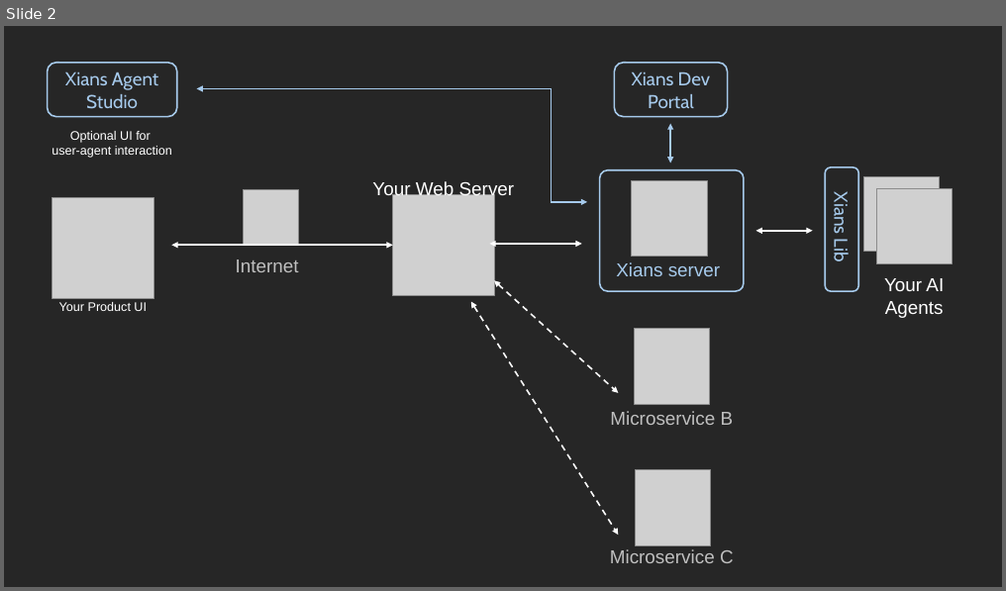
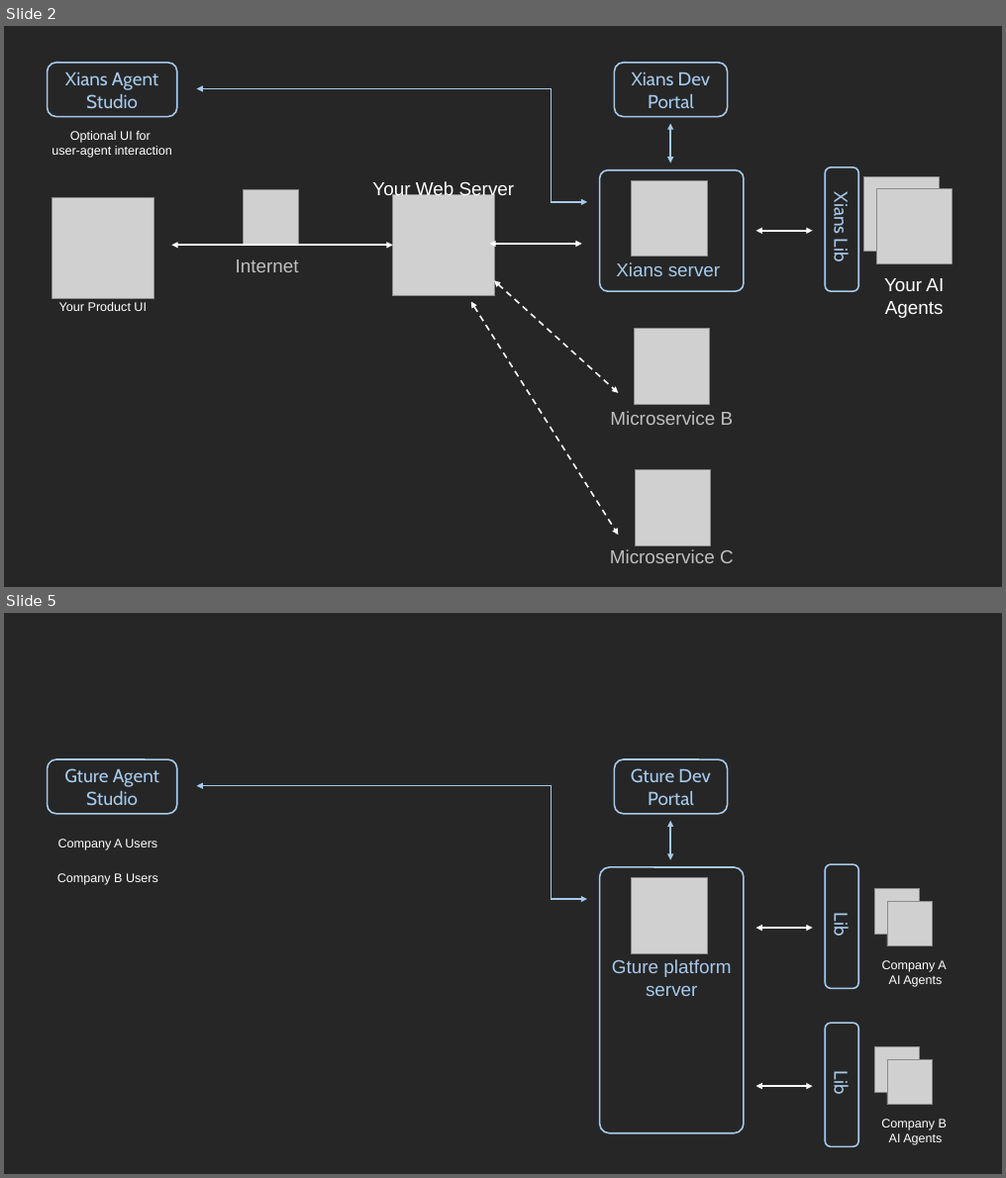
Before and after one commit to XiansAiPlatform/XiansAi.Docs, a slide deck: assets/illustrations.pptx. Shown one above the other, each under a label of ours: slide 2 before the commit, slides 2 and 5 after it; the slides between them are not shown. The pictures are 1006x591 and 1006x1178 pixels, drawn with LibreOffice and Linux fonts; fonts in the diff are those of the drawing; grey boxes stand for pictures. Boxes give left, top, right and bottom in pixels: in the first picture for what was removed or moved away, otherwise in the second. Text is boxed around its words. In the diff, an @@ line names an element or a change of style, - is before the commit and + after.

```diff
--- a/assets/illustrations.pptx
+++ b/assets/illustrations.pptx
@@ slide 5 added at box(4, 613, 1002, 1174), background #262626 @@
@@ rounded rectangle added at box(48, 760, 177, 814), outline #A6CAEC 1.5 pt, 18 pt, text #A6CAEC @@
+Gture Agent Studio
@@ rounded rectangle added at box(614, 760, 727, 814), outline #A6CAEC 1.5 pt, 18 pt, text #A6CAEC @@
+Gture Dev Portal
@@ elbow double arrow added from (196, 786) to (587, 899), #A6CAEC 1.5 pt @@
@@ double arrow added from (671, 820) to (671, 861), #A6CAEC 1.5 pt @@
@@ text added at box(58, 839, 157, 851), 12 pt, text #FFFFFF @@
+Company A Users
@@ text added at box(57, 873, 158, 885), 12 pt, text #FFFFFF @@
+Company B Users
@@ rounded rectangle added at box(600, 867, 744, 1134), outline #A6CAEC 1.5 pt @@
@@ picture added at box(632, 878, 707, 954) @@
@@ rounded rectangle added at box(826, 864, 859, 988), outline #A6CAEC 1.5 pt, 18 pt, text #A6CAEC @@
+Lib
@@ picture added at box(874, 889, 920, 934) @@
@@ picture added at box(887, 901, 933, 947) @@
@@ double arrow added from (756, 928) to (813, 928), #FFFFFF 1.5 pt @@
@@ text added at box(612, 959, 731, 996), 18 pt, text #A6CAEC @@
+Gture platform server
@@ text added at box(882, 960, 945, 987), 12 pt, text #FFFFFF @@
+Company A
+AI Agents
@@ rounded rectangle added at box(826, 1023, 859, 1148), outline #A6CAEC 1.5 pt, 18 pt, text #A6CAEC @@
+Lib
@@ picture added at box(874, 1048, 920, 1092) @@
@@ double arrow added from (756, 1086) to (813, 1086), #FFFFFF 1.5 pt @@
@@ picture added at box(887, 1059, 933, 1105) @@
@@ text added at box(881, 1119, 946, 1146), 12 pt, text #FFFFFF @@
+Company B
+AI Agents
```
Also in this commit, not shown: 2 slides changed, 3 other slides added, 42 other files.
